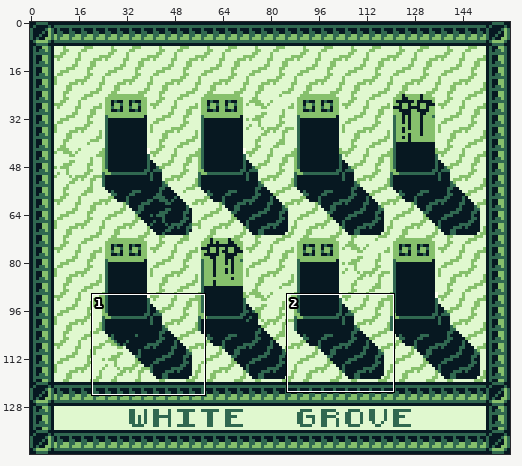
File history of a pixel-art file, assets/backgrounds/maps/white-grove/gbstudio-white-grove.aseprite. The picture above shows the old version from afar; the outline marks the close-up.
Close-up. Old version:
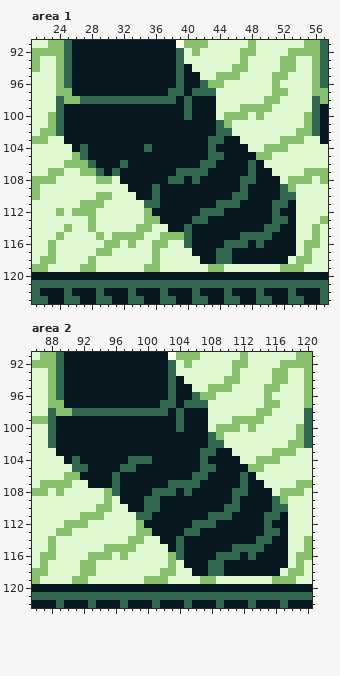
160x144 pixels, 1 frame. Shown: area 1: x 21..57, y 91..123; area 2: x 86..120, y 91..122. The commit also changed other parts of the picture, which this record leaves out.
New version:
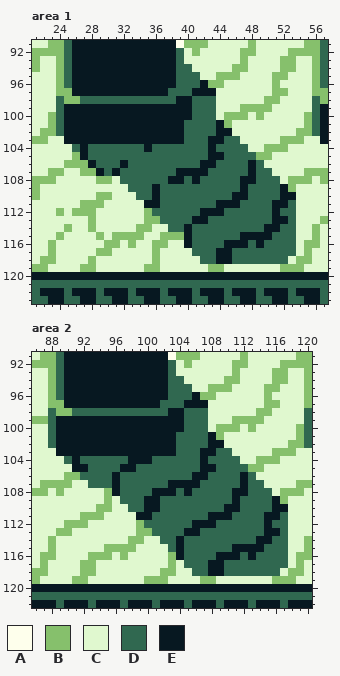
Palette (. is transparent): A #feffec  B #86c06c  C #e0f8cf  D #306850  E #071821
From old to new:
--- area 1
@@ x 21..57 @@
  93 BCCBDEEEEEEEEEEEEEDCCCCCCCBCCCCBBCCBD
- 94 BCCBDEEEEEEEEEEEEEDECCCCCBBCCCCBBCCBD
- 95 CCCBDEEEEEEEEEEEEEDEECCBBBCCCCBBCCCBD
- 96 CCCBDEEEEEEEEEEEEEDEEDBBCCCCCCBCCCCBD
- 97 CCCBBEEEEEEEEEEEEDDEDDDCCCCCCCBBCCCBB
- 98 CCCDBBDDDDDDDDDDDDEDEEECCCCCCBBCCCCDB
- 99 CCCDEEEEEEEEEEEEEEEDEEECCCBBBBCCCCCDE
-100 CCBDEEEEEEEEEEEEEEEDEEECBBBCBCCCCCBDE
-101 CCBDEEEEEEEEEEEEEEEEEEEDBCCCCCCCCCBDE
-102 CBBDEEEEEEEEEEEEEEEEEEEDDCCCCCCCCBBDE
-103 BBCCEEEEEEEEEEEEEEEEEEDDEECCCCCBBBCCE
-104 CCCCCEDEEEEEEEDEEEEEEEDEEEECCBBBCCCCC
-105 CCCCCBDEEEEEEEEEEEEEEEDDEEEEBBCCCCCCC
-106 CCCCBBBDEEEDEEEEEEEEEDDEEEEDECCCCCCCC
-107 CCBBCCBBDEDEEEEEEEDDDDEEEEEDEECCCCBBB
-108 BBBCCCCCBBCEEEEEEDDEDEEEEEDDEEECBBBCB
-109 BCCCCCCCCCCCEEEDEEEEEEEEEEDEEEEDBCCCC
-110 BCCCCCCCBBCCCEEDEEEEEEEEEDDEEEEDDCCCC
-111 CCCCCCBBBCCCCCDDEEEEEEEDDDEEEEDDECCCC
-112 CCCBCBBBCCCCCCBEEEEEEDDDEEEEEEDEECCCC
-113 CCCCCCCBCCCCCCBBEEEEDDEEEEEEEEDDECCCB
-114 CCCCBCCBCCCCCBBCCEEDEEEEEEEEEDDEECCBC
-115 CCCBCCCCBCBBBBCCBBBDEEEEEEDDDDEEECCBC
-116 CCBCCCCCCBBCBCCBBCCDEEEEDDDEDEEEECBBC
-117 CCBCCCCCBBCCCCCBCCCCEEEDDEEEEEEEECBCC
-118 CBBCCCCBCCCCCCCBCCCCCEEDDEEEEEEECBBCC
+ 94 BCCBDEEEEEEEEEEEEEDDCCCCCBBCCCCBBCCBD
+ 95 CCCBDEEEEEEEEEEEEEDDDCCBBBCCCCBBCCCBD
+ 96 CCCBDEEEEEEEEEEEEEDDDEBBCCCCCCBCCCCBD
+ 97 CCCBBEEEEEEEEEEEEDDDEEECCCCCCCBBCCCBB
+ 98 CCCDBBDDDDDDDDDDDDEEDDDCCCCCCBBCCCCDB
+ 99 CCCDEEEEEEEEEEEEEEEEDDDCCCBBBBCCCCCDE
+100 CCBDEEEEEEEEEEEEEEEEDDDCBBBCBCCCCCBDE
+101 CCBDEEEEEEEEEEEEEEEDDDDEBCCCCCCCCCBDE
+102 CBBDEEEEEEEEEEEEEEEDDDDEECCCCCCCCBBDE
+103 BBCCEEEEEEEEEEEEEEEDDDEEDDCCCCCBBBCCE
+104 CCCCCDEDDDDDDDEDDDDDDDEDDDDCCBBBCCCCC
+105 CCCCCBEDDDDDDDDDDDDDDDEEDDDDBBCCCCCCC
+106 CCCCBBBEDDDEDDDDDDDDDEEDDDDEDCCCCCCCC
+107 CCBBCCBBEDEDDDDDDDEEEEDDDDDEDDCCCCBBB
+108 BBBCCCCCBBCDDDDDDEEDEDDDDDEEDDDCBBBCB
+109 BCCCCCCCCCCCDDDEDDDDDDDDDDEDDDDEBCCCC
+110 BCCCCCCCBBCCCDDEDDDDDDDDDEEDDDDEECCCC
+111 CCCCCCBBBCCCCCEEDDDDDDDEEEDDDDEEDCCCC
+112 CCCBCBBBCCCCCCBDDDDDDEEEDDDDDDEDDCCCC
+113 CCCCCCCBCCCCCCBBDDDDEEDDDDDDDDEEDCCCB
+114 CCCCBCCBCCCCCBBCCDDEDDDDDDDDDEEDDCCBC
+115 CCCBCCCCBCBBBBCCBBBEDDDDDDEEEEDDDCCBC
+116 CCBCCCCCCBBCBCCBBCCEDDDDEEEDEDDDDCBBC
+117 CCBCCCCCBBCCCCCBCCCCDDDEEDDDDDDDDCBCC
+118 CBBCCCCBCCCCCCCBCCCCCDDEEDDDDDDDCBBCC
 119 BBCCCCBBCCCCCCBBCCCCCCBBCCCCCCCBBBCCC
--- area 2
@@ x 86..120 @@
  93 CCBDEEEEEEEEEEEEEDCCCCCCCBCCCCBBCCB
- 94 CCBDEEEEEEEEEEEEEDECCCCCBBCCCCBBCCB
- 95 CCBDEEEEEEEEEEEEEDEECCBBBCCCCBBCCCB
- 96 CCBDEEEEEEEEEEEEEDEEDBBCCCCCCBCCCCB
- 97 CCBBEEEEEEEEEEEEDDEDDDCCCCCCCBBCCCB
- 98 CCDBBDDDDDDDDDDDDEDEEECCCCCCBBCCCCD
- 99 BBDEEEEEEEEEEEEEEEDEEECCCBBBBCCCCCD
-100 CCDEEEEEEEEEEEEEEEDEEECBBBCBCCCCCBD
-101 CCDEEEEEEEEEEEEEEEEEEEDBCCCCCCCCCBD
-102 CCDEEEEEEEEEEEEEEEEEEEDDCCCCCCCCBBD
-103 CCCEEEEEEEEEEEEEEEEEEDDEECCCCCBBBCC
-104 CCCCEDEEEEEEDDDEEEEEEDEEEECCBBBCCCC
-105 CCCCCDDEEEEDDEEEEEEEEDDEEEEBBCCCCCC
-106 CCCCBBEEEEDEEEEEEEEEDDEEEEDECCCCCCC
-107 CBBBBCCEEEDEEEEEEDDDDEEEEEDEECCCCBB
-108 BBCBCCCCCBDEEEEDDDEDEEEEEDDEEECBBBC
-109 CCCCCCCCCBCEEEDDEEEEEEEEEDEEEEDBCCC
-110 CCCCCCCCBBCCEEDDEEEEEEEEDDEEEEDDCCC
-111 CCCCCCBBBCCCCDDEEEEEEEDDDEEEEDDECCC
-112 CCCCBBBCCCCCCBEEEEEEDDDEEEEEEDEECCC
-113 CCCBBCCCCCCCCBBEEEEDDEEEEEEEEDDECCC
-114 CCBCCCCCCCCCBBCCEEDEEEEEEEEEDDEECCB
-115 CCBCCCCCCBBBBCCCCEDEEEEEEDDDDEEECCB
-116 CBBCCCCBBBCBCCCCCBDEEEEDDDEDEEEECBB
-117 CBCCCCBBCCCCCCCCCBCEEEDDEEEEEEEECBC
-118 BBCCCCBBCCCCCCCCBBCCEEDDEEEEEEECBBC
+ 94 CCBDEEEEEEEEEEEEEDDCCCCCBBCCCCBBCCB
+ 95 CCBDEEEEEEEEEEEEEDDDCCBBBCCCCBBCCCB
+ 96 CCBDEEEEEEEEEEEEEDDDEBBCCCCCCBCCCCB
+ 97 CCBBEEEEEEEEEEEEDDDEEECCCCCCCBBCCCB
+ 98 CCDBBDDDDDDDDDDDDEEDDDCCCCCCBBCCCCD
+ 99 BBDEEEEEEEEEEEEEEEEDDDCCCBBBBCCCCCD
+100 CCDEEEEEEEEEEEEEEEEDDDCBBBCBCCCCCBD
+101 CCDEEEEEEEEEEEEEEEDDDDEBCCCCCCCCCBD
+102 CCDEEEEEEEEEEEEEEEDDDDEECCCCCCCCBBD
+103 CCCEEEEEEEEEEEEEEEDDDEEDDCCCCCBBBCC
+104 CCCCDEDDDDDDEEEDDDDDDEDDDDCCBBBCCCC
+105 CCCCCEEDDDDEEDDDDDDDDEEDDDDBBCCCCCC
+106 CCCCBBDDDDEDDDDDDDDDEEDDDDEDCCCCCCC
+107 CBBBBCCDDDEDDDDDDEEEEDDDDDEDDCCCCBB
+108 BBCBCCCCCBEDDDDEEEDEDDDDDEEDDDCBBBC
+109 CCCCCCCCCBCDDDEEDDDDDDDDDEDDDDEBCCC
+110 CCCCCCCCBBCCDDEEDDDDDDDDEEDDDDEECCC
+111 CCCCCCBBBCCCCEEDDDDDDDEEEDDDDEEDCCC
+112 CCCCBBBCCCCCCBDDDDDDEEEDDDDDDEDDCCC
+113 CCCBBCCCCCCCCBBDDDDEEDDDDDDDDEEDCCC
+114 CCBCCCCCCCCCBBCCDDEDDDDDDDDDEEDDCCB
+115 CCBCCCCCCBBBBCCCCDEDDDDDDEEEEDDDCCB
+116 CBBCCCCBBBCBCCCCCBEDDDDEEEDEDDDDCBB
+117 CBCCCCBBCCCCCCCCCBCDDDEEDDDDDDDDCBC
+118 BBCCCCBBCCCCCCCCBBCCDDEEDDDDDDDCBBC
 119 BCCCCBBCCCCCCCBBBCCCCBBCCCCCCCBBBCC
